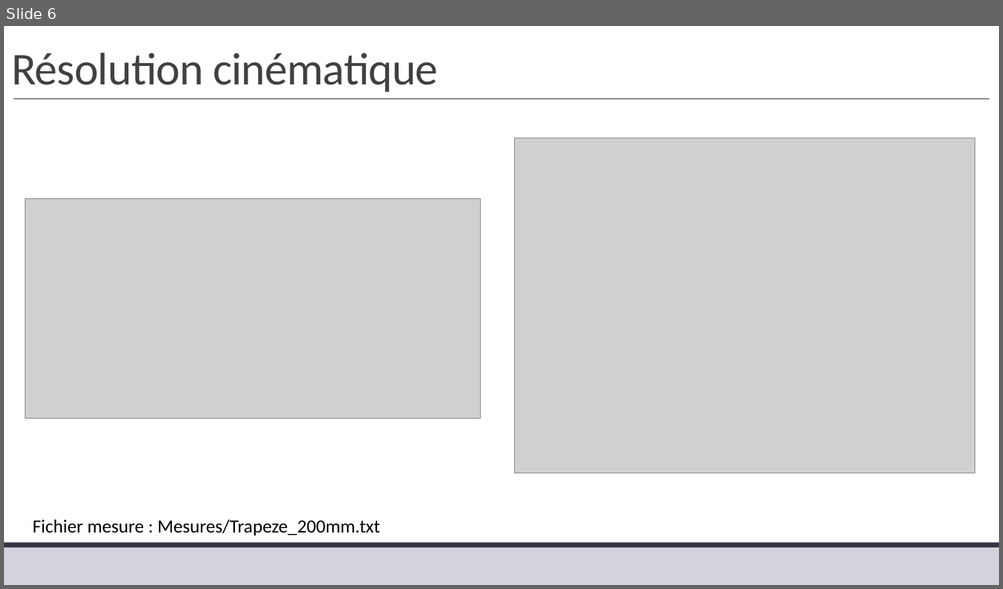
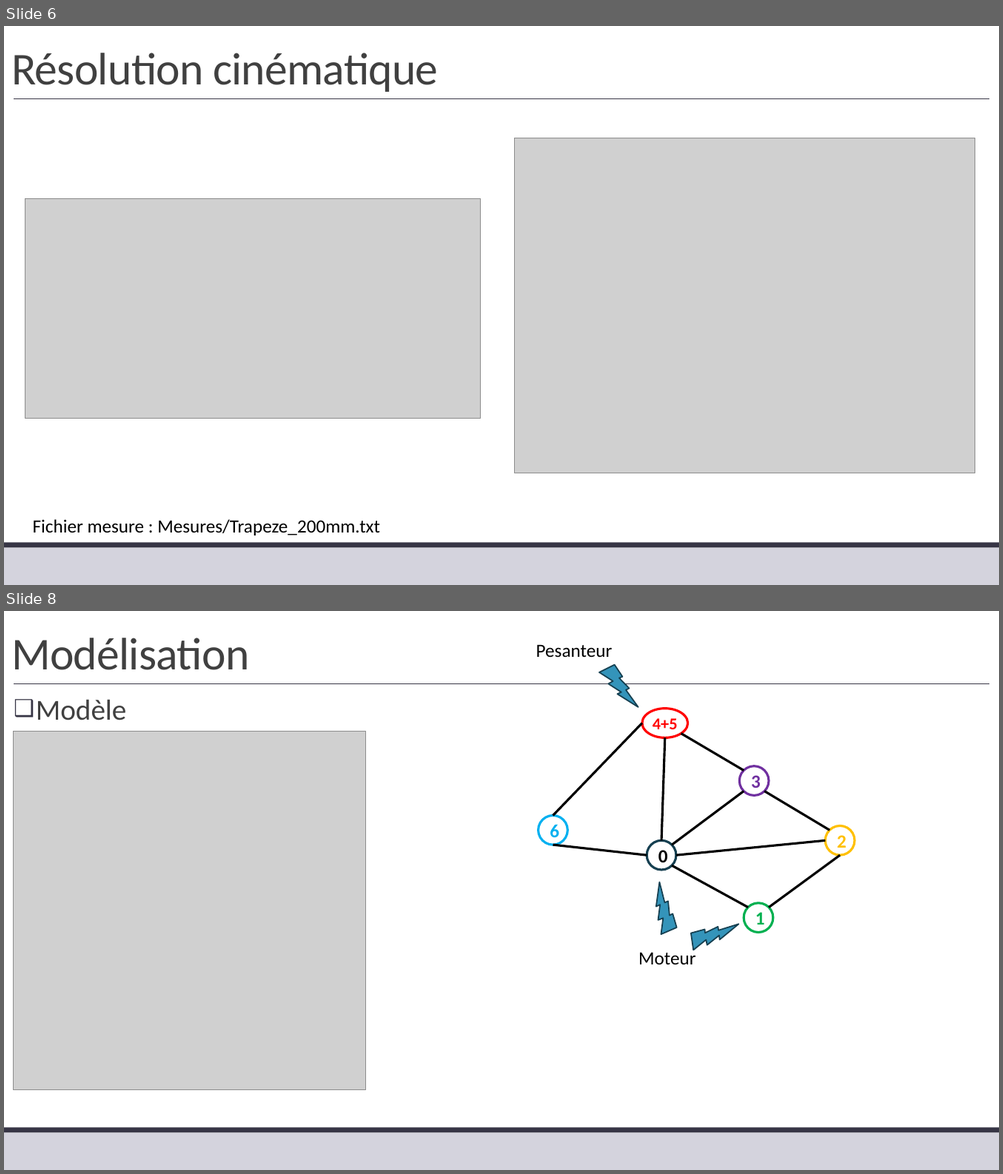
Before and after one commit to xpessoles/TP_Corriges, a slide deck: 05_ControlX/05_ControlX_Corrige.pptx. Shown one above the other, each under a label of ours: slide 6 before the commit, slides 6 and 8 after it; the slides between them are not shown. The pictures are 1003x589 and 1003x1174 pixels, drawn with LibreOffice and Linux fonts; fonts in the diff are those of the drawing; grey boxes stand for pictures. Boxes give left, top, right and bottom in pixels: in the first picture for what was removed or moved away, otherwise in the second. Text is boxed around its words. In the diff, an @@ line names an element or a change of style, - is before the commit and + after.

```diff
--- a/05_ControlX/05_ControlX_Corrige.pptx
+++ b/05_ControlX/05_ControlX_Corrige.pptx
@@ slide 8 added at <box>4,611,999,1170</box>, background #FFFFFF; not listed: 3 template elements that a slide beside it also shows @@
@@ title added at <box>11,638,249,670</box>, 44 pt, text #404040 @@
+Modélisation
@@ text added at <box>536,644,612,658</box>, 18 pt, text #000000 @@
+Pesanteur
@@ lightning bolt added at <box>600,665,638,707</box>, fill #3494BA, outline #174152 1.25 pt @@
@@ text added at <box>36,699,127,721</box>, 28 pt, text #404040 @@
+❑ Modèle
@@ ellipse added at <box>642,709,688,738</box>, outline #FF0000 2.25 pt, 16 pt, text #FF0000, bold @@
+4+5
@@ picture added at <box>14,731,366,1090</box> @@
@@ line added from (642, 723) to (553, 815), #000000 2.25 pt @@
@@ line added from (665, 738) to (661, 841), #000000 2.25 pt @@
@@ line added from (680, 733) to (743, 771), #000000 2.25 pt @@
@@ ellipse added at <box>740,766,768,795</box>, outline #7030A0 2.25 pt, 18 pt, text #7030A0, bold @@
+3
@@ line added from (743, 792) to (671, 846), #000000 2.25 pt @@
@@ line added from (829, 830) to (764, 792), #000000 2.25 pt @@
@@ ellipse added at <box>538,815,567,845</box>, outline #00B0F0 2.25 pt, 18 pt, text #00B0F0, bold @@
+6
@@ ellipse added at <box>825,826,854,855</box>, outline #FFC000 2.25 pt, 18 pt, text #FFC000, bold @@
+2
@@ line added from (553, 846) to (646, 856), #000000 2.25 pt @@
@@ ellipse added at <box>646,841,675,870</box>, outline #174152 2.25 pt, 18 pt, text #000000, bold @@
+0
@@ line added from (825, 841) to (676, 856), #000000 2.25 pt @@
@@ line added from (671, 866) to (748, 908), #000000 2.25 pt @@
@@ line added from (839, 856) to (768, 908), #000000 2.25 pt @@
@@ lightning bolt added at <box>634,883,691,940</box>, fill #3494BA, outline #174152 1.25 pt @@
@@ lightning bolt added at <box>686,911,738,961</box>, fill #3494BA, outline #174152 1.25 pt @@
@@ ellipse added at <box>743,903,772,933</box>, outline #00B050 2.25 pt, 18 pt, text #00B050, bold @@
+1
@@ text added at <box>638,949,695,965</box>, 18 pt, text #000000 @@
+Moteur
```
Also in this commit, not shown: 1 other slide added.
